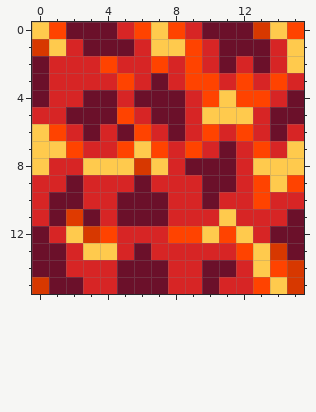
Pixel-art sprite -- run_tree/data/sprites/animates/lava-3.png. The picture above is the old version.
The file is 16x16 pixels. Colours within 5 levels of each other are drawn and written as one.
The result:
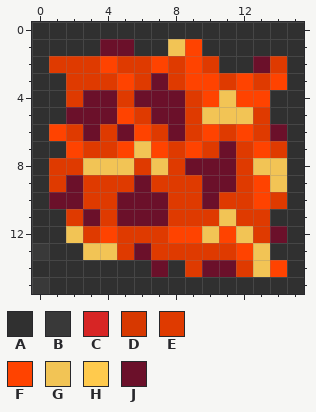
Palette (. is transparent): A #303030  B #393939  C #d72525  D #d73800  E #df3a00  F #ff4300  G #f2c455  H #ffca4d  J #6b102a
The commit says: Make lava animation puddle-like and update slab animation for consistency
Diff:
Changed rows in their new state; - is an unchanged pixel.
first column x 0:
 0 AAAAAAAAAAAAAAAA
 1 AAAA--AAG-AAAAAA
 2 AEEE-EE-E-EAA-EA
 3 AAEEE-E-E--E-E-A
 4 AAE--E---E-G--AA
 5 AA----E--EGGGEAA
 6 A-E-E--E-E-E-E-A
 7 AA-EE-G-E-E-E-EA
 8 AEEGGGEGE---EGGA
 9 AE-EEE-EEE--E-GA
10 A--EE---EE-EE-EA
11 AA--E---EEEGEEAA
12 AAGE-EEE--G-GE-A
13 BAAGGE-EEEEE-GAA
14 AAAAAAA-AE--EG-A
15 BAAAAAAAAAAAAAAA
Where, in picture pixels (left, top, right, bottom), the same in both pictures:
changed: (32, 22, 304, 294)
